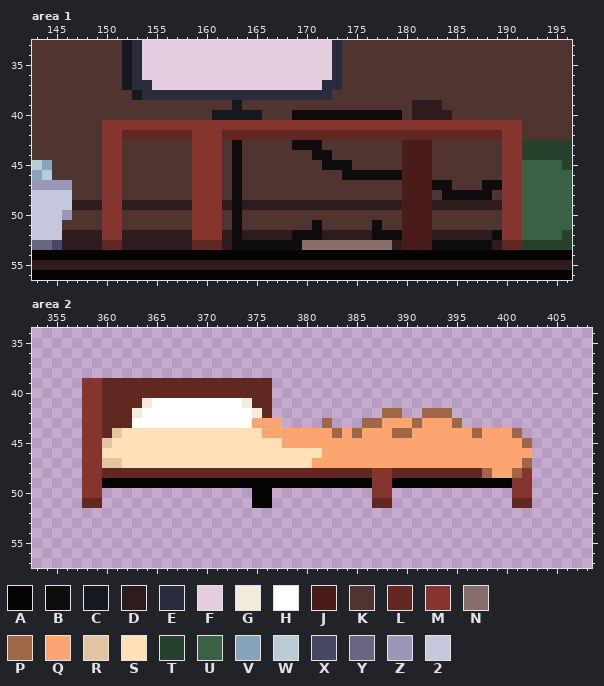
Pixel-art file: ! External Files/oliver room experiment.aseprite. That is the earlier state.
423x91 pixels, 1 frame. Colours within 5 levels of each other are drawn and written as one. Shown: area 1: x 143..196, y 33..56; area 2: x 353..408, y 34..57. The commit also changed other parts of the picture, which this record leaves out.
Palette (. is transparent): A #050403  B #0e0c0c  C #161820  D #2d1b1e  E #282c3c  F #e3cddf  G #f1ebdb  H #ffffff  J #481d19  K #4f342f  L #612721  M #85352d  N #886e6a  P #9e6746  Q #fca570  R #e2c6a2  S #ffe0b7  T #27412d  U #3a6143  V #88a3bc  W #b8ccd8  X #464762  Y #696682  Z #9a97b9  2 #c5c7dd
After the commit:
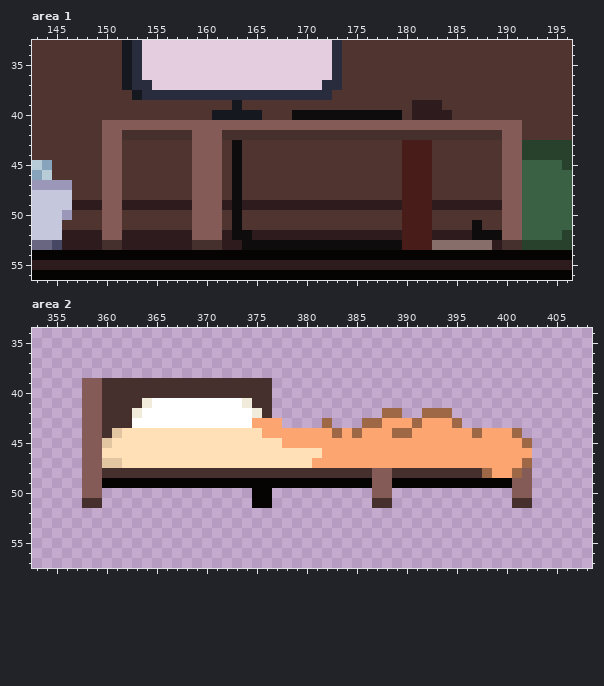
Change:
Colour L changes from #612721 to #46302e.
Colour M changes from #85352d to #855b58.
Area 1, layer "Group/Furniture + Objects":
Colour B replaces colour D in row 52 at x 164 and 187 to 188; in row 53 at x 179.
Colour B replaces colour K in row 51 at x 187.
Colour B replaces colour N in row 53 at x 170 to 178.
Colour D replaces colour B in row 52 at x 169 to 171 and 177 to 179; in row 53 at x 163.
Colour K replaces colour B in row 43 at x 169 to 171; in row 44 at x 171 to 172; in row 45 at x 172 to 174; in row 46 at x 174 to 179; in row 47 at x 183 to 184 and 188 to 189; in row 48 at x 184 to 188.
Colour K replaces colour B in row 51 at x 171 and 177.
Colour N replaces colour B in row 53 at x 183 to 188.
Where, in picture pixels (left, top, right, bottom), the same in both pictures:
changed: (102, 120, 522, 250)
changed: (82, 378, 482, 508)
changed: (512, 468, 532, 508)
